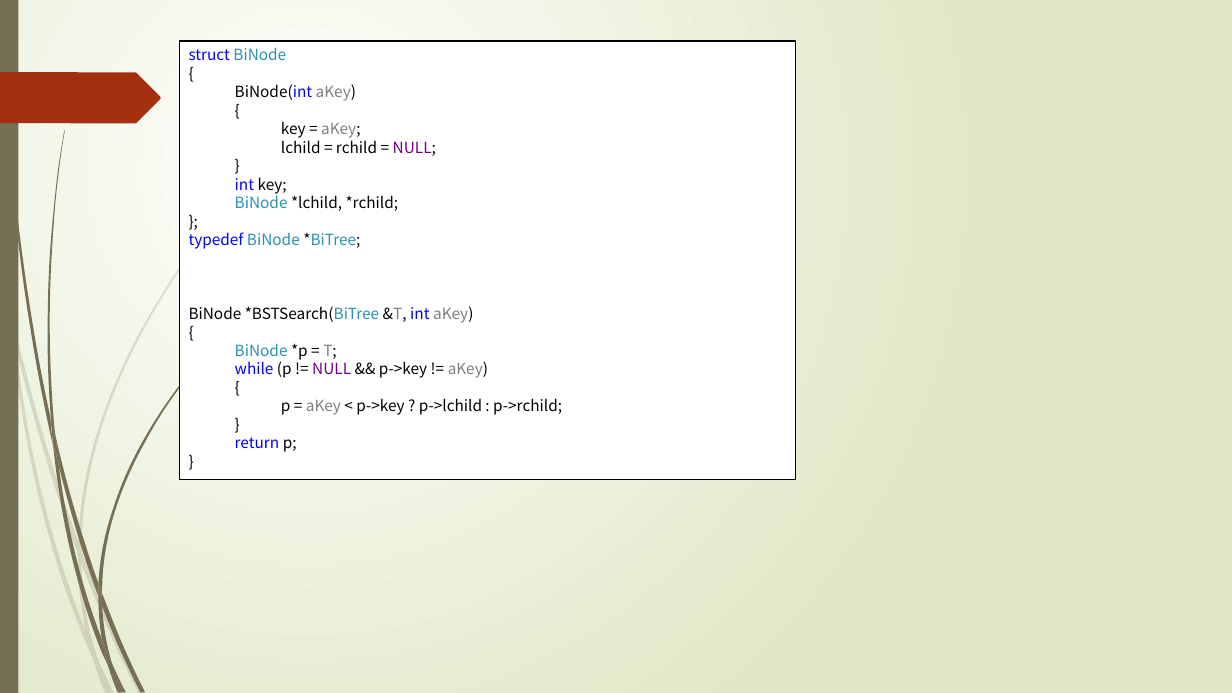
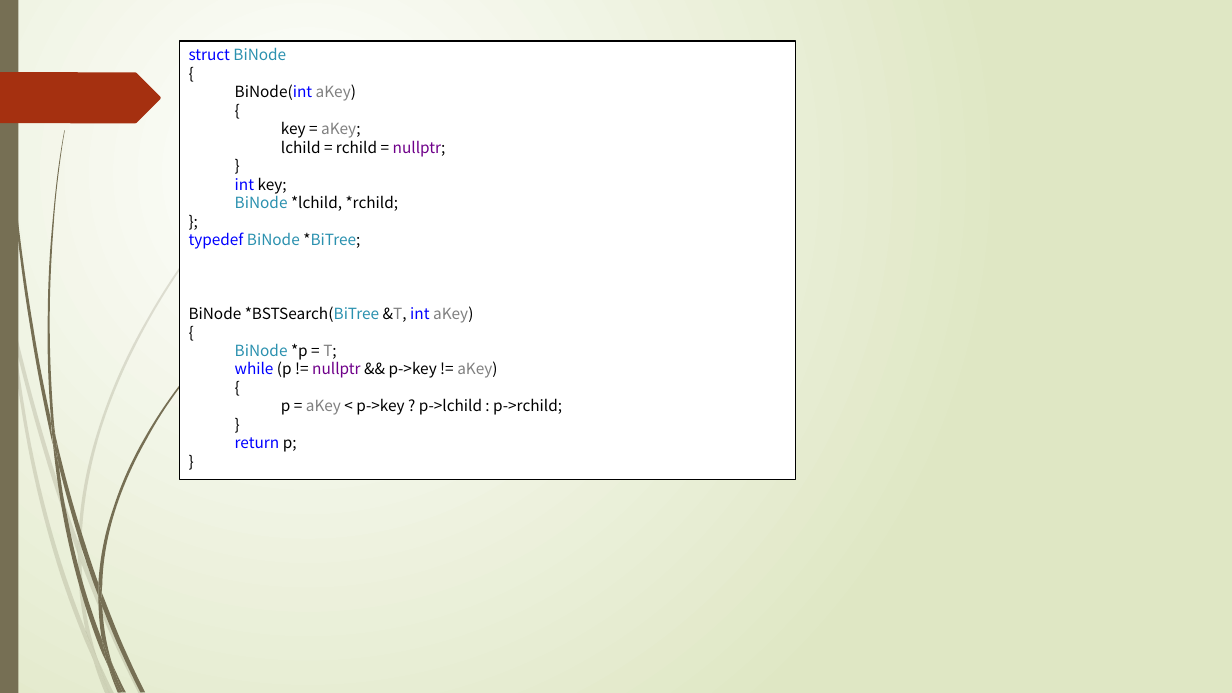
Before and after one commit to TeacherPeng/Datastruct, a slide deck: slide 17 of 教案/第08章 集合与查找.pptx. Drawn at 1232x693 pixels with LibreOffice and Linux fonts; fonts in the diff are those of the drawing. Boxes give left, top, right and bottom in pixels: in the first picture for what was removed or moved away, otherwise in the second. Text is boxed around its words. In the diff, an @@ line names an element or a change of style, - is before the commit and + after.

```diff
--- a/教案/第08章 集合与查找.pptx
+++ b/教案/第08章 集合与查找.pptx
@@ text in rectangle at (281,137,446,157): text changed @@
-    lchild = rchild = NULL;
+    lchild = rchild = nullptr;
@@ text in rectangle at (235,361,497,378): text changed @@
-  while (p != NULL && p->key != aKey)
+  while (p != nullptr && p->key != aKey)
```
Also in this commit, not shown: 1 other file.
